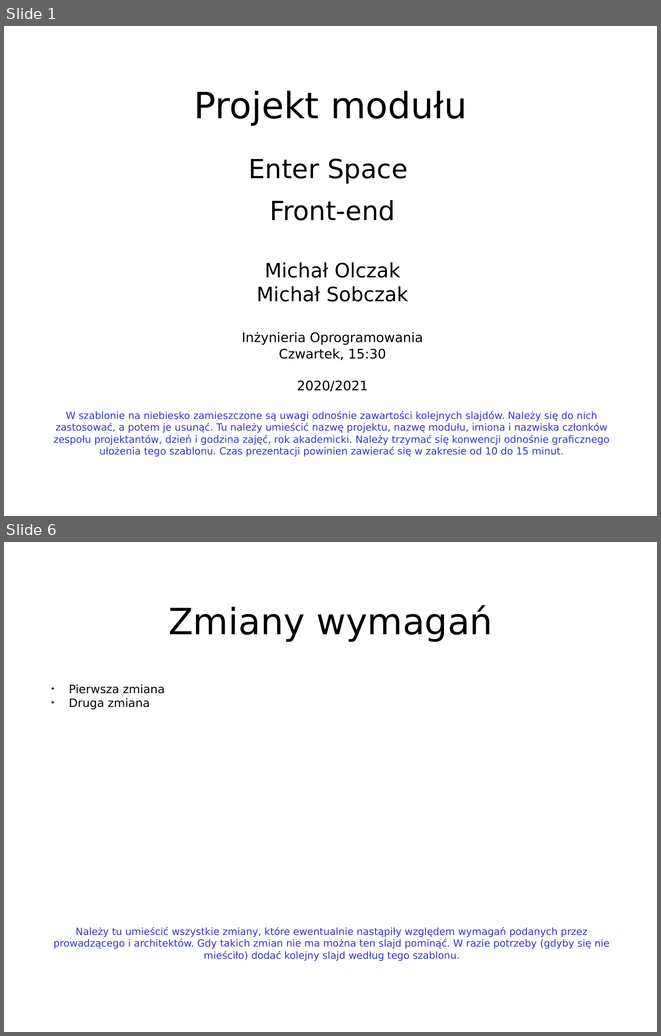
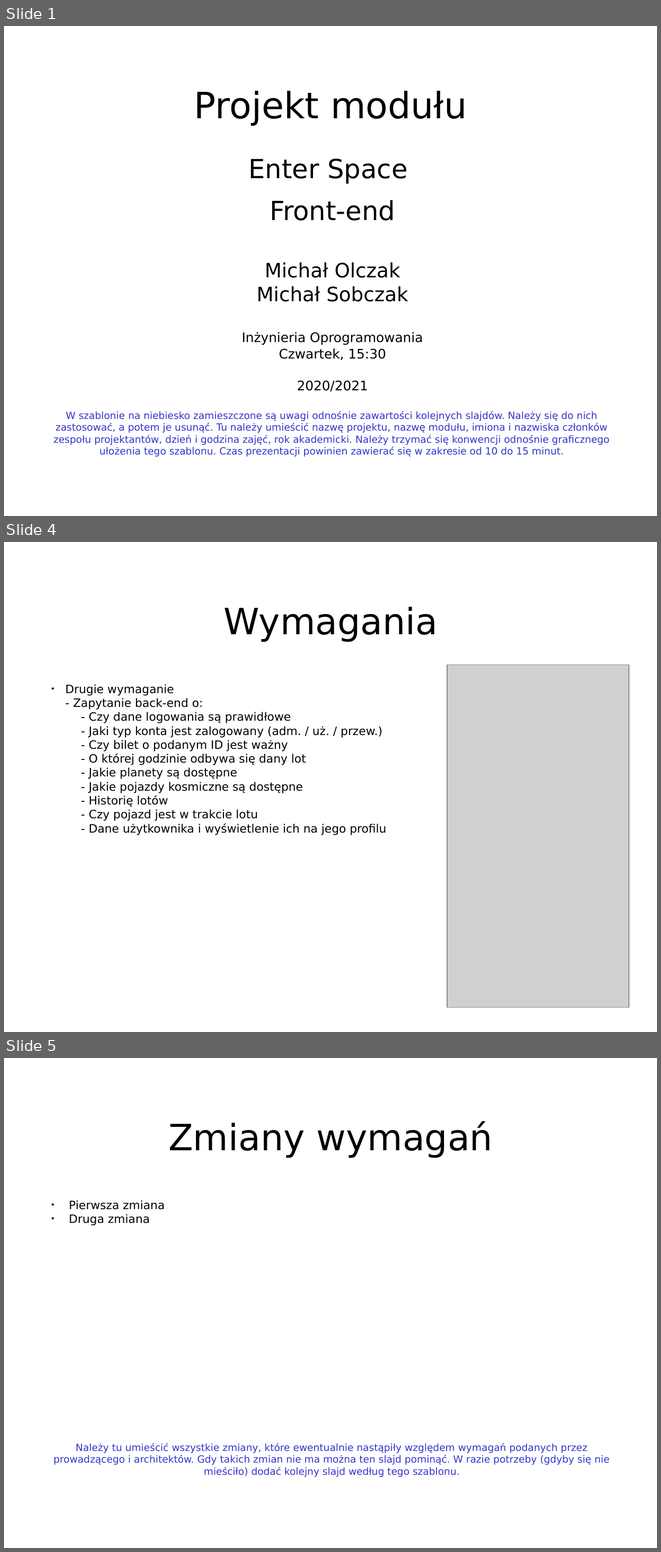
Before and after one commit to Informatyka-Stosowana-Chopy/Inzynieria-oprogramowania, a slide deck: front-end/front-end_prez.ppt. Shown one above the other, each under a label of ours: slides 1 and 6 before the commit, slides 1, 4 and 5 after it; the slides between them are not shown. The pictures are 661x1036 and 661x1552 pixels, drawn with LibreOffice and Linux fonts; fonts in the diff are those of the drawing; grey boxes stand for pictures. Boxes give left, top, right and bottom in pixels: in the first picture for what was removed or moved away, otherwise in the second. Text is boxed around its words. In the diff, an @@ line names an element or a change of style, - is before the commit and + after.

```diff
--- a/front-end/front-end_prez.ppt
+++ b/front-end/front-end_prez.ppt
@@ slide 4 added at (4,542,657,1032), background #FFFFFF @@
@@ title added at (223,607,438,642), 44 pt, text #000000 @@
+Wymagania
@@ picture added at (447,664,629,1007) @@
@@ text added at (65,684,386,835), 14 pt, text #000000 @@
+● Drugie wymaganie
+  - Zapytanie back-end o:
+  - Czy dane logowania są prawidłowe
+  - Jaki typ konta jest zalogowany (adm. / uż. / przew.)
+  - Czy bilet o podanym ID jest ważny
+  - O której godzinie odbywa się dany lot
+  - Jakie planety są dostępne
+  - Jakie pojazdy kosmiczne są dostępne
+  - Historię lotów
+  - Czy pojazd jest w trakcie lotu
+  - Dane użytkownika i wyświetlenie ich na jego profilu
@@ what was slide 6 is now slide 5 @@
```
Also in this commit, not shown: 7 slides changed, 3 other slides added, 5 slides removed.
